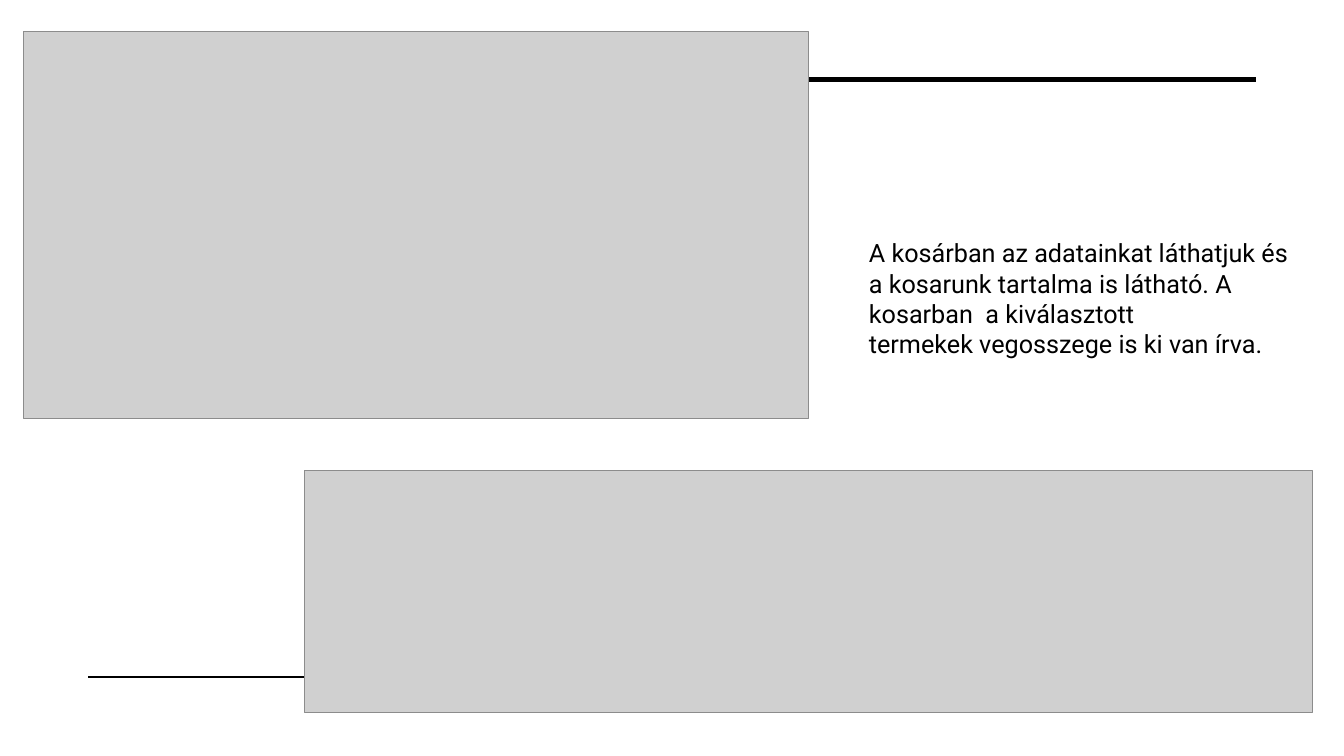
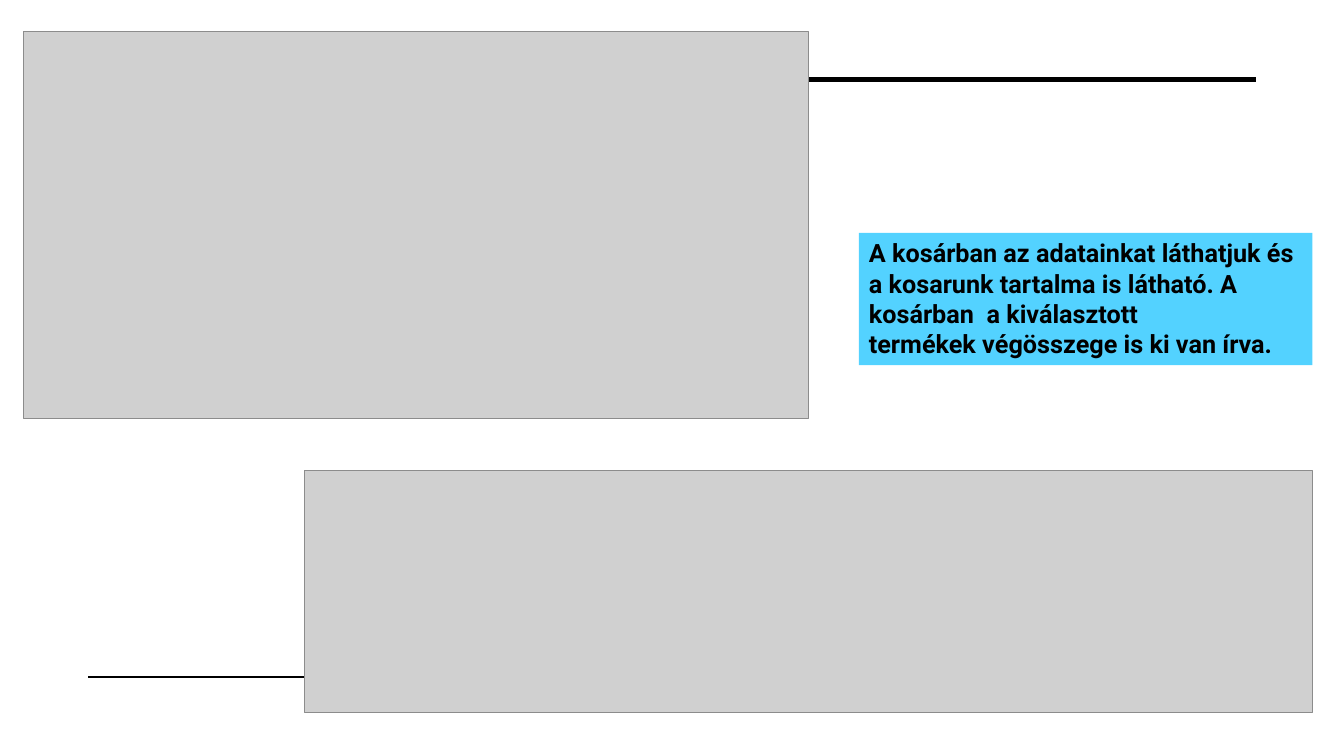
Before and after one commit to peterffydominika/13A_Projekt_webshop, a slide deck: slide 5 of Projektmunka.pptx. Drawn at 1344x756 pixels with LibreOffice and Linux fonts; fonts in the diff are those of the drawing; grey boxes stand for pictures; background and template pictures are left out. Boxes give left, top, right and bottom in pixels: in the first picture for what was removed or moved away, otherwise in the second. Text is boxed around its words. In the diff, an @@ line names an element or a change of style, - is before the commit and + after.

```diff
--- a/Projektmunka.pptx
+++ b/Projektmunka.pptx
@@ rectangle "A kosárban az adatainkat láthatjuk ..." resized from (x1=869, y1=243, x2=1287, y2=359) to (x1=859, y1=233, x2=1313, y2=365) @@
@@ rectangle "A kosárban az adatainkat láthatjuk ..." at (x1=859, y1=233, x2=1313, y2=365): fill none to #53D2FF @@
@@ text in rectangle at (x1=869, y1=243, x2=1294, y2=359): text changed; bold on @@
-A kosárban az adatainkat láthatjuk és a kosarunk tartalma is látható. A kosarban a kiválasztott termekek vegosszege is ki van írva.
+A kosárban az adatainkat láthatjuk és a kosarunk tartalma is látható. A kosárban a kiválasztott termékek végösszege is ki van írva.
```
Also in this commit, not shown: 5 other slides changed, 2 slides removed.
